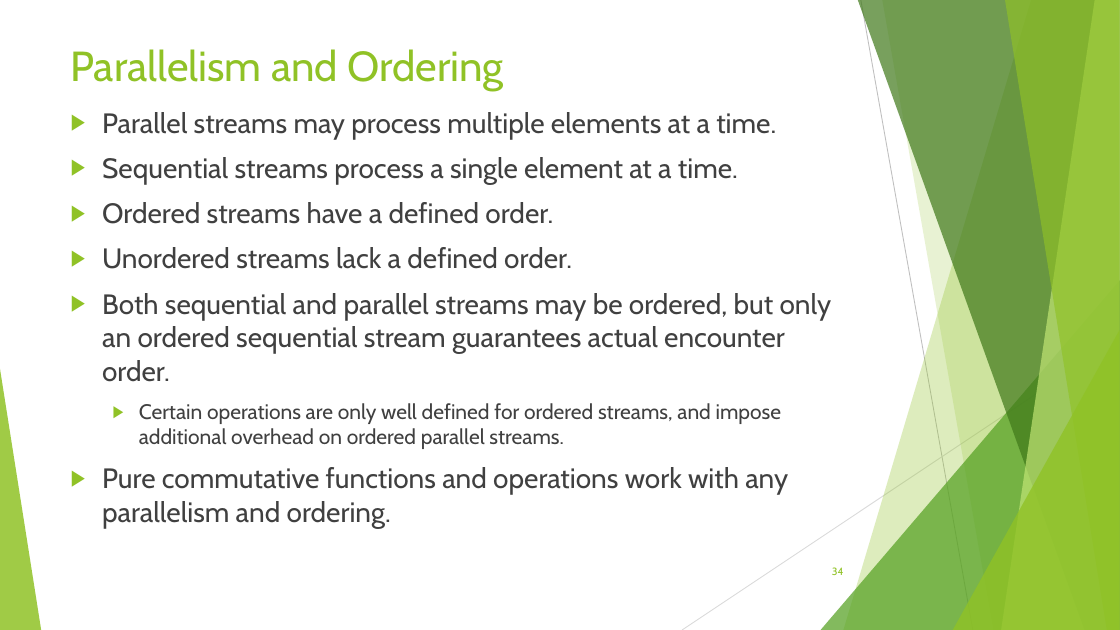
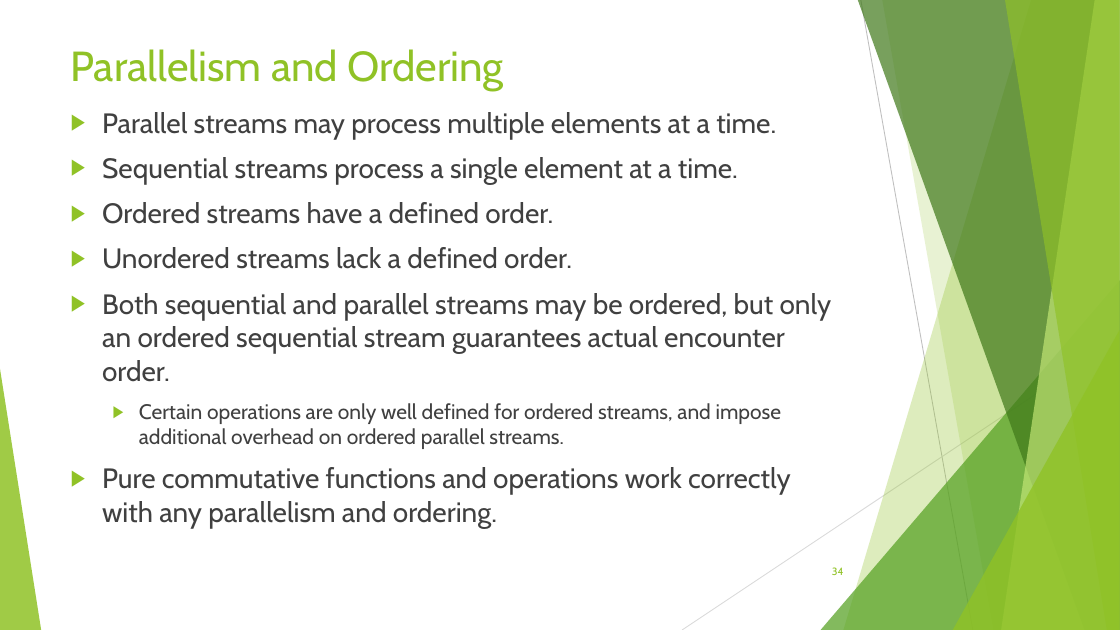
Before and after one commit to RichardRoda/2017-CodePaLOUsa-Lambda, a slide deck: slide 34 of Learning to Love the Lambda in the Stream.pptx. Drawn at 1120x630 pixels with LibreOffice and Linux fonts; fonts in the diff are those of the drawing. Boxes give left, top, right and bottom in pixels: in the first picture for what was removed or moved away, otherwise in the second. Text is boxed around its words. In the diff, an @@ line names an element or a change of style, - is before the commit and + after.

```diff
--- a/Learning to Love the Lambda in the Stream.pptx
+++ b/Learning to Love the Lambda in the Stream.pptx
@@ text at (102, 467, 791, 528): text changed @@
-▶ Pure commutative functions and operations work with any parallelism and ordering.
+▶ Pure commutative functions and operations work correctly with any parallelism and ordering.
```
Also in this commit, not shown: 13 other slides changed, 1 other file.
